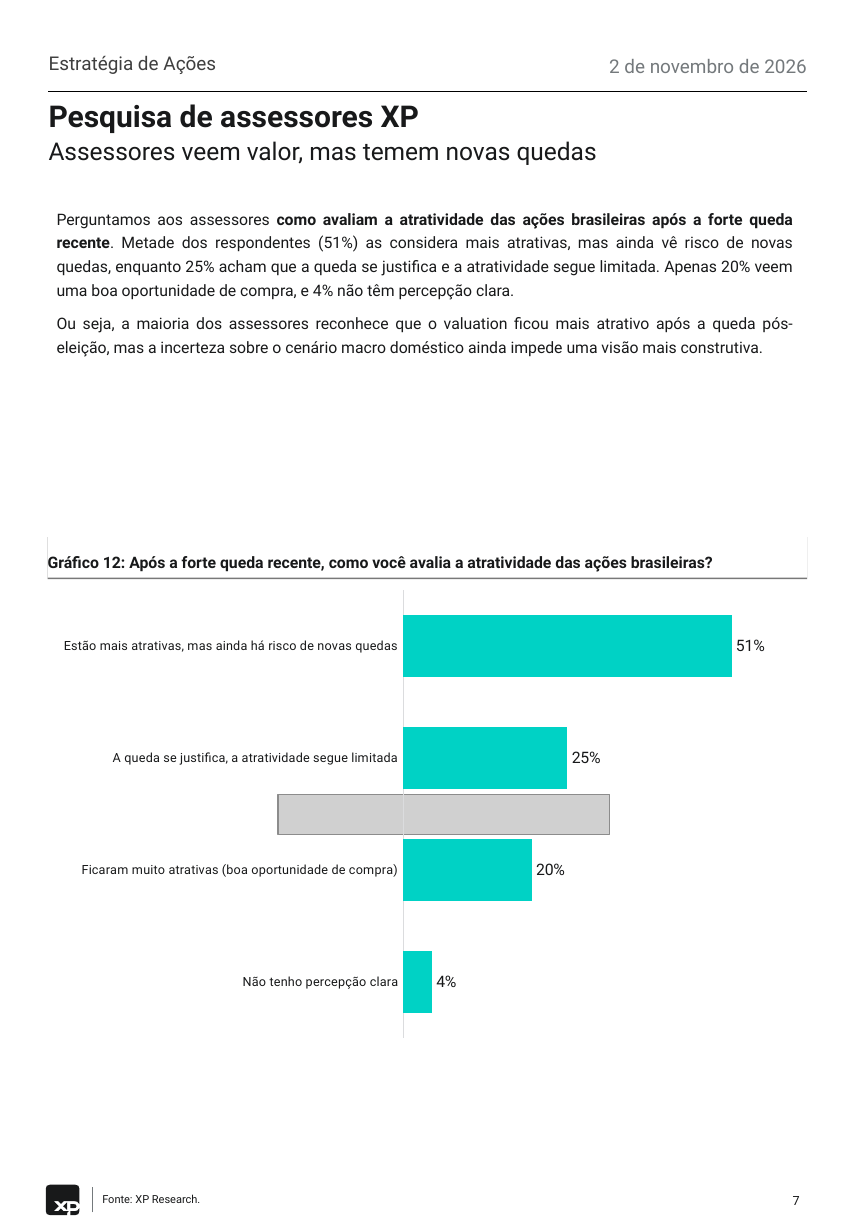
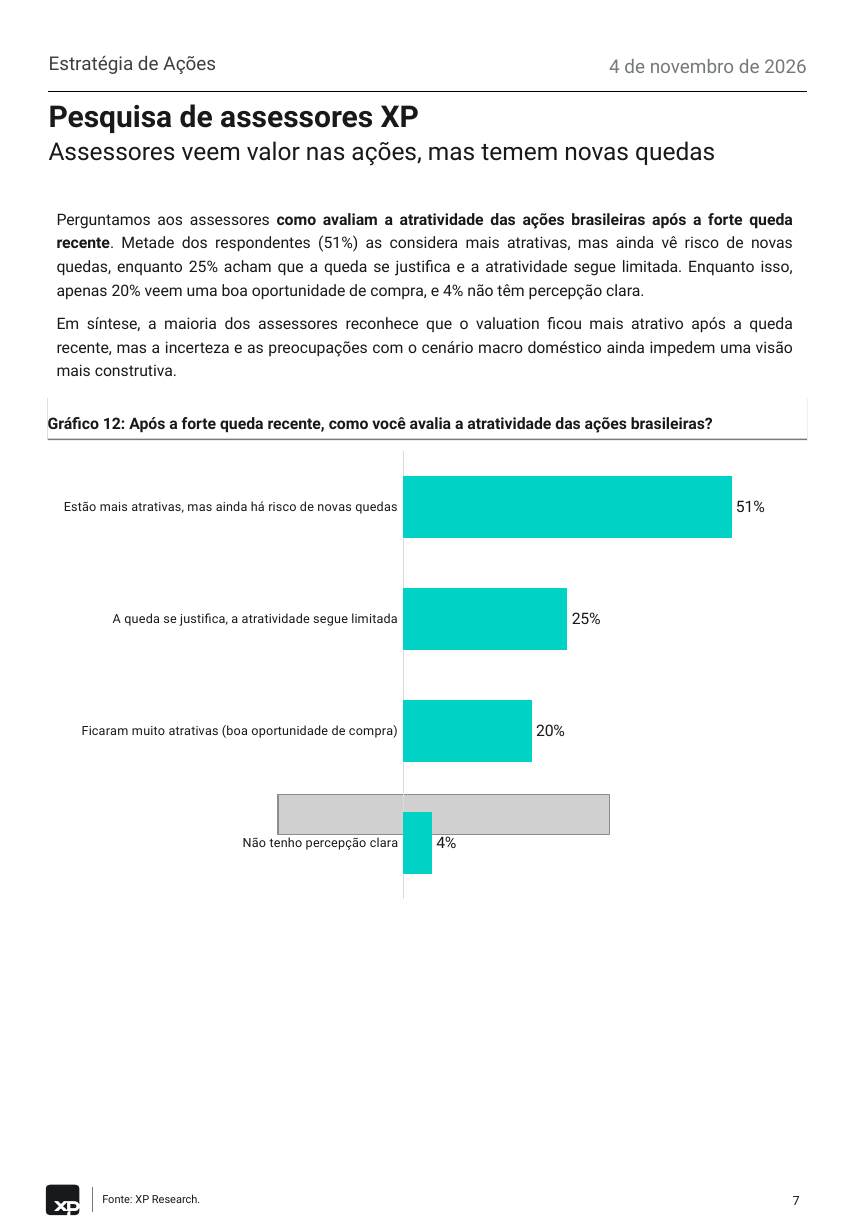
Before and after one commit to CaioLSouza/datasets, a slide deck: slide 7 of pesquisa_assessores_outubro_2026/XP Pesquisa de Assessores - Outubro 2026.pptx. Drawn at 853x1232 pixels with LibreOffice and Linux fonts; fonts in the diff are those of the drawing; grey boxes stand for pictures. Boxes give left, top, right and bottom in pixels: in the first picture for what was removed or moved away, otherwise in the second. Text is boxed around its words. In the diff, an @@ line names an element or a change of style, - is before the commit and + after.

```diff
--- a/pesquisa_assessores_outubro_2026/XP Pesquisa de Assessores - Outubro 2026.pptx
+++ b/pesquisa_assessores_outubro_2026/XP Pesquisa de Assessores - Outubro 2026.pptx
@@ text at [609, 59, 807, 73]: text changed @@
-2 de novembro de 2026
+4 de novembro de 2026
@@ text at [49, 141, 715, 166]: text changed @@
-Assessores veem valor, mas temem novas quedas
+Assessores veem valor nas ações, mas temem novas quedas
@@ text at [57, 213, 793, 376]: text changed @@
-Perguntamos aos assessores como avaliam a atratividade das ações brasileiras após a forte queda recente. Metade dos respondentes (51%) as considera mais atrativas, mas ainda vê risco de novas quedas, enquanto 25% acham que a queda se justifica e a atratividade segue limitada. Apenas 20% veem uma boa oportunidade de compra, e 4% não têm percepção clara.
-Ou seja, a maioria dos assessores reconhece que o valuation ficou mais atrativo após a queda pós-eleição, mas a incerteza sobre o cenário macro doméstico ainda impede uma visão mais construtiva.
+Perguntamos aos assessores como avaliam a atratividade das ações brasileiras após a forte queda recente. Metade dos respondentes (51%) as considera mais atrativas, mas ainda vê risco de novas quedas, enquanto 25% acham que a queda se justifica e a atratividade segue limitada. Enquanto isso, apenas 20% veem uma boa oportunidade de compra, e 4% não têm percepção clara.
+Em síntese, a maioria dos assessores reconhece que o valuation ficou mais atrativo após a queda recente, mas a incerteza e as preocupações com o cenário macro doméstico ainda impedem uma visão mais construtiva.
@@ text "Gráfico 12: Após a forte ...": place and size @@
-text "Gráfico 12: Após a forte ..." at [48, 536, 808, 578]
+text "Gráfico 12: Após a forte ..." at [48, 397, 808, 439]
@@ bar chart: place and size @@
-bar chart at [49, 581, 809, 1047]
+bar chart at [49, 442, 809, 909]
```
Also in this commit, not shown: 6 other slides changed, 3 other files.
